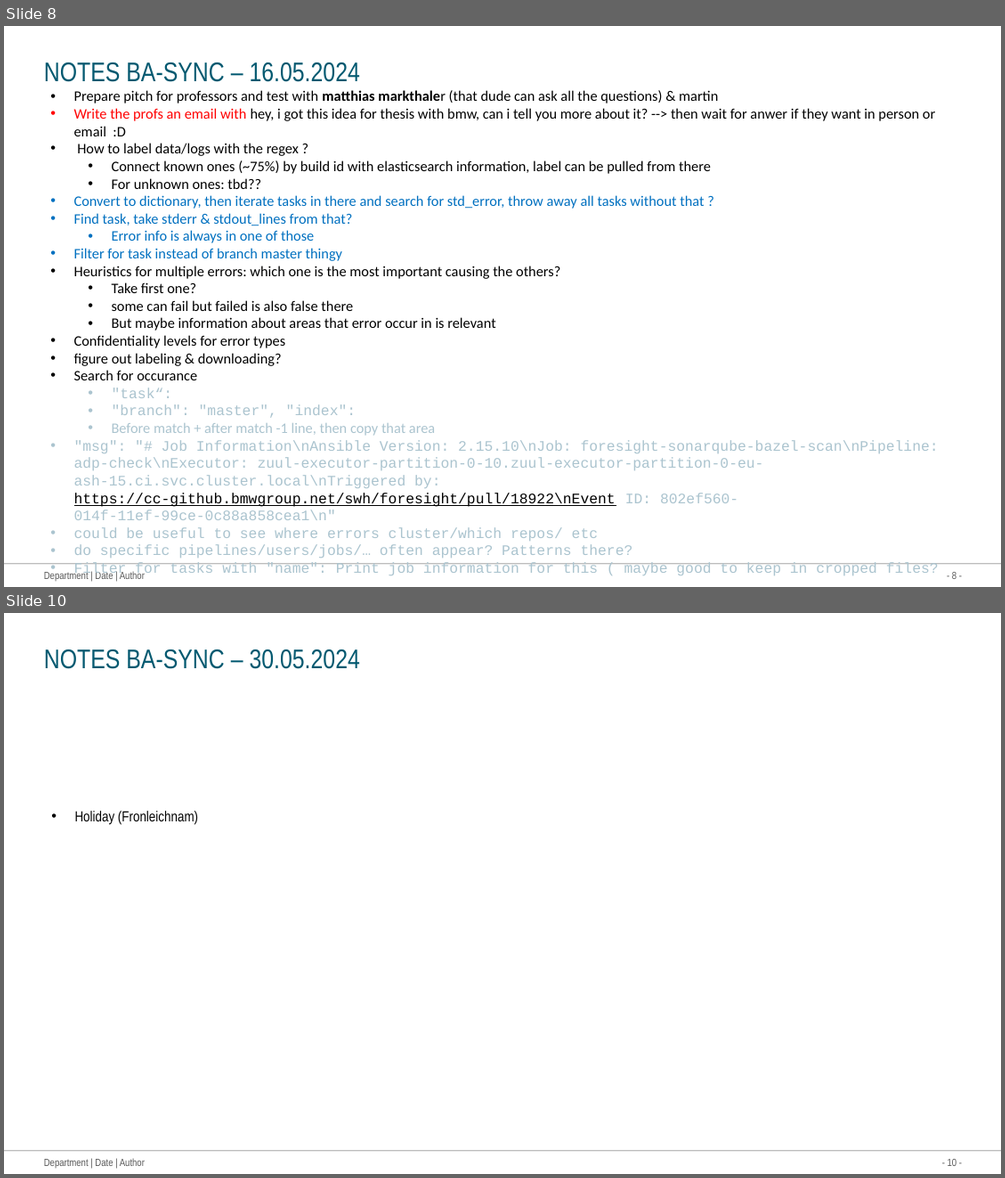
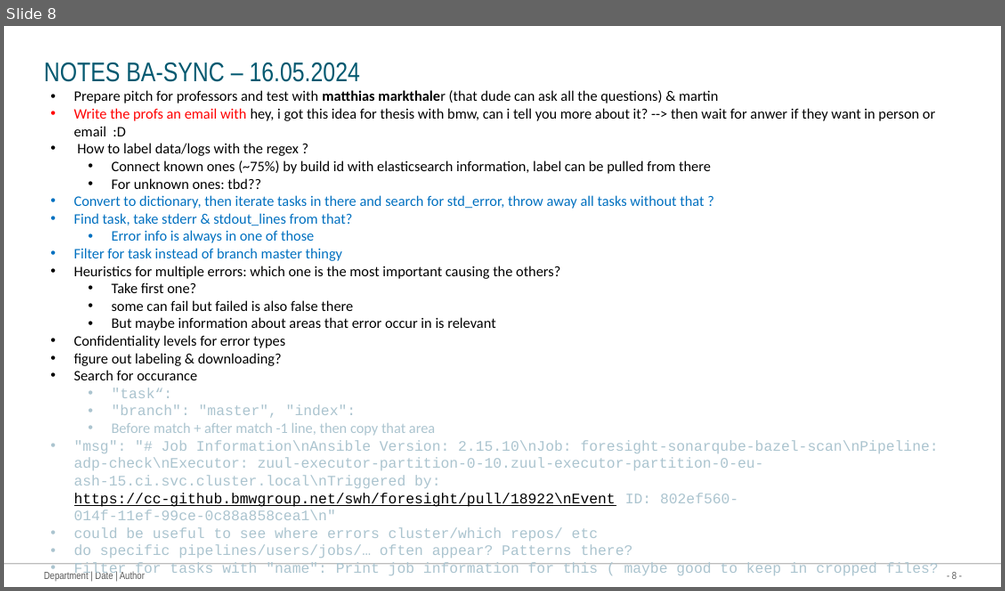
Before and after one commit to Werrwolf/bachelor-thesis, a slide deck: dokumentation_things/Roadmap Bachelor thesis.pptx. Shown one above the other, each under a label of ours: slides 8 and 10 before the commit, slide 8 after it; the slides between them are not shown. The pictures are 1005x1178 and 1005x591 pixels, drawn with LibreOffice and Linux fonts; fonts in the diff are those of the drawing. Boxes give left, top, right and bottom in pixels: in the first picture for what was removed or moved away, otherwise in the second. Text is boxed around its words. In the diff, an @@ line names an element or a change of style, - is before the commit and + after.

```diff
--- a/dokumentation_things/Roadmap Bachelor thesis.pptx
+++ b/dokumentation_things/Roadmap Bachelor thesis.pptx
@@ slide 10 removed at [4, 613, 1001, 1174], background #FFFFFF; not listed: 3 template elements that a slide beside it also shows @@
@@ title removed at [44, 649, 360, 669] @@
-NOTES BA-SYNC – 30.05.2024
@@ text removed at [75, 811, 198, 824] @@
-• Holiday (Fronleichnam)
```
Also in this commit, not shown: 2 slides changed.
